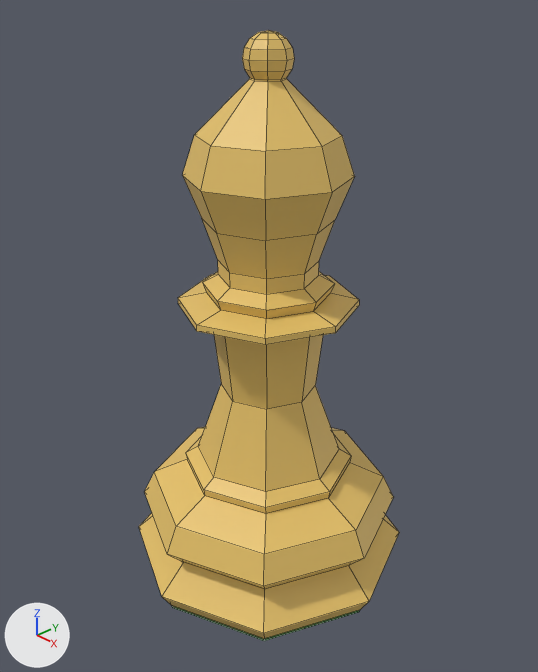
Two versions of the Blender file udemy-class/chess-set/models/bishop.blend, one commit apart.
Rendered twice from a 50 mm camera at (0.0555, -0.0521, 0.0679) aimed at (0.0003, -0.0001, 0.0309). Lighting does not change. The marker at lower left points along +X, +Y and +Z. Mesh edges are drawn as thin lines.

The first picture shows 'bishop'.
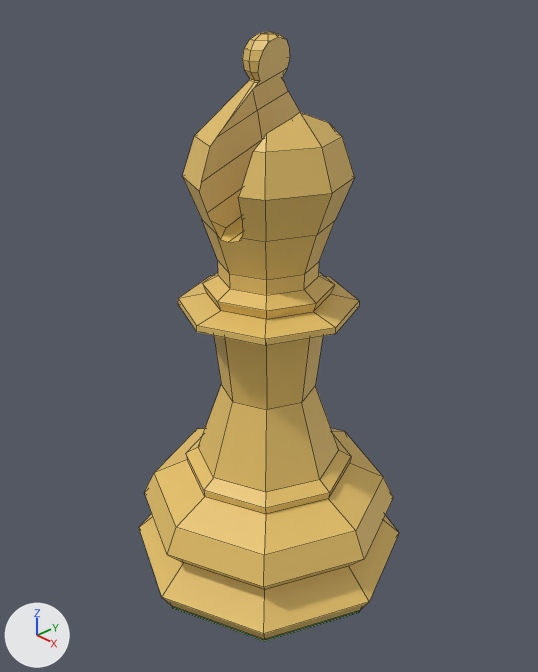
Changed parts and their boxes [x1, y1, x2, y2] in the pictures (538 x 672 px):
'bishop', modifiers changed, rescaled: before [139, 30, 399, 641]; after [139, 31, 399, 642]

The edits, one by one:
me_cylinder has 217 vertices, 217 faces and spans x -0.0144..0.0144, y -0.0144..0.0144, z 0.0001..0.0537.
me_cylinder is used by ob_bishop; location (0.0, 0.0, 0.0); scale (1.17, 1.17, 1.17).
me_cylinder part 1: the whole mesh is scaled about the mesh origin by 1.17.
Mesh me_sphere is new.
It has 57 vertices, 58 faces and spans x -0.0085..0.0088, y -0.01..0.01, z -0.0073..0.0139.
Object 'bishop' (ob_bishop) is rescaled from (1.17, 1.17, 1.17) to (1.0, 1.0, 1.0).
Object 'bishop' (ob_bishop) gains a BOOLEAN modifier named 'Boolean'.
Modifier setting: object = ob_notch.
Modifier setting: solver = 'FLOAT'.
Object 'notch' (ob_notch) is new; it shows me_sphere.
Its location is (0.00163, 0.0, 0.0524).
Its rotation in degrees is (18, 5.7, 1.9).
Its scale is (0.299, 1.5, 0.861).
It is now shown.
